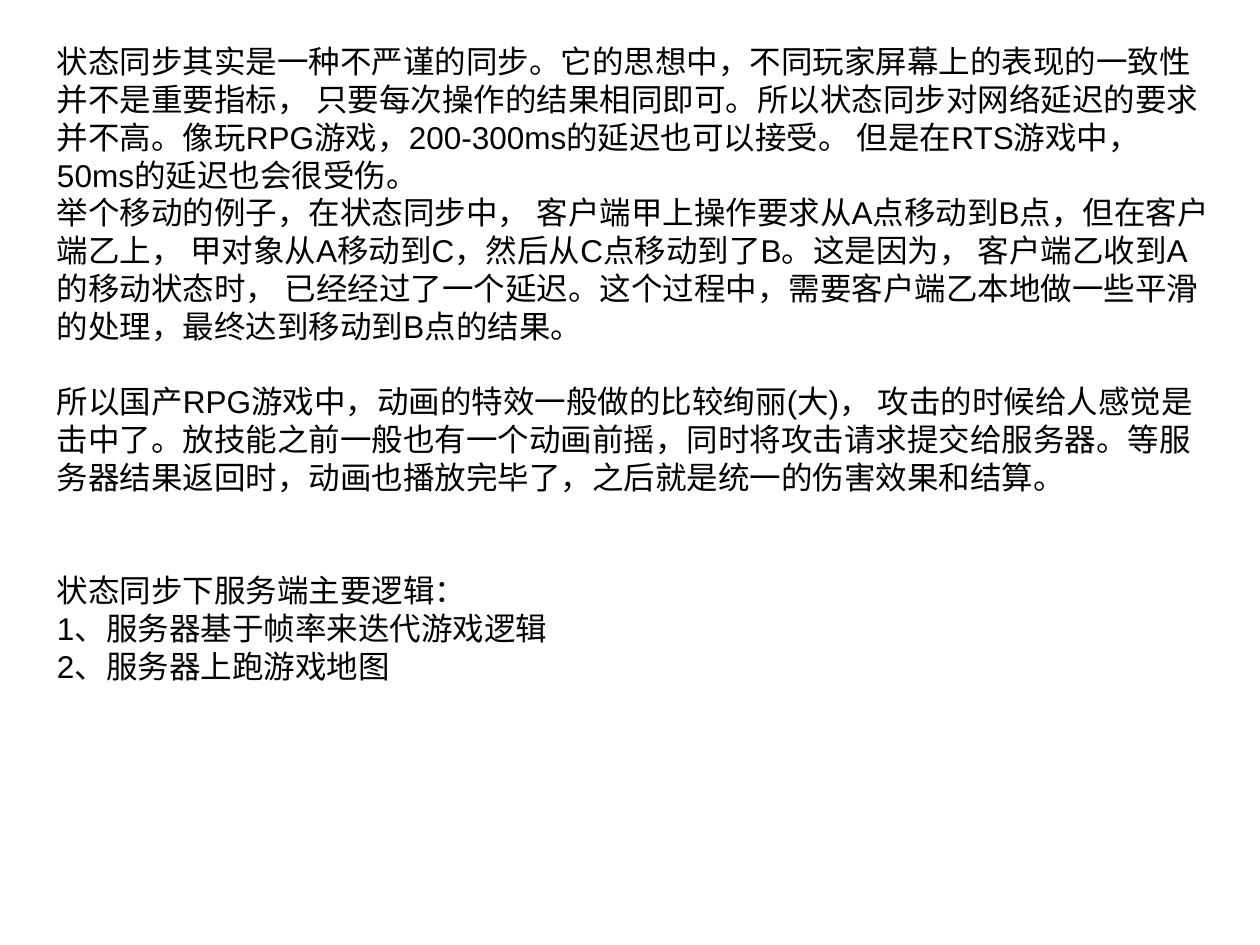
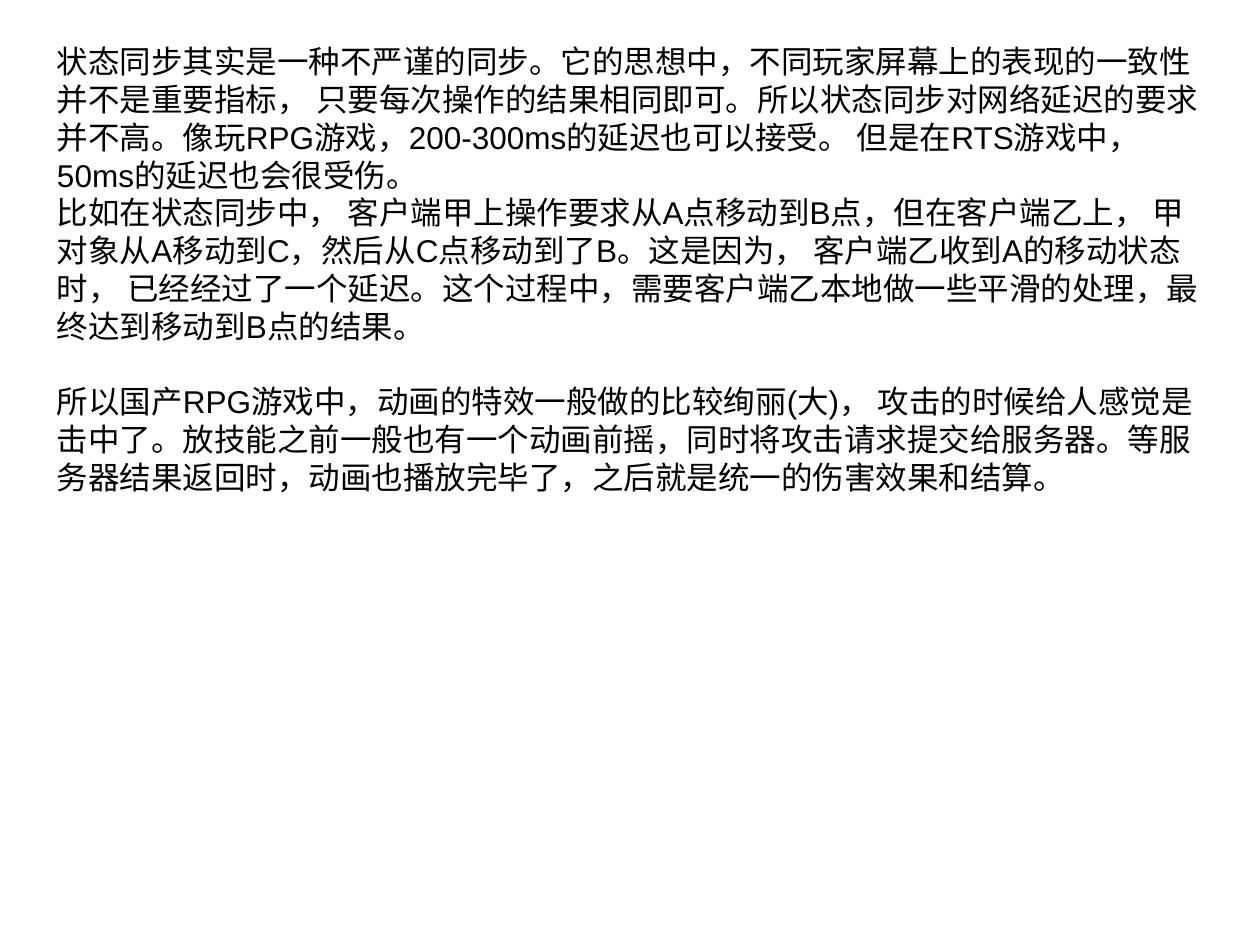
Before and after one commit to cyk88888888/LockStep-StateSynchronization, a slide deck: slide 16 of 浅析帧同步和状态同步.ppt (slide 11 before the commit). Drawn at 1260x945 pixels with LibreOffice and Linux fonts; fonts in the diff are those of the drawing. Boxes give left, top, right and bottom in pixels: in the first picture for what was removed or moved away, otherwise in the second. Text is boxed around its words. In the diff, an @@ line names an element or a change of style, - is before the commit and + after.

```diff
--- a/浅析帧同步和状态同步.ppt
+++ b/浅析帧同步和状态同步.ppt
@@ text at (x1=57, y1=197, x2=1198, y2=341): text changed @@
-举个移动的例子，在状态同步中， 客户端甲上操作要求从A点移动到B点，但在客户端乙上， 甲对象从A移动到C，然后从C点移动到了B。这是因为， 客户端乙收到A的移动状态时， 已经经过了一个延迟。这个过程中，需要客户端乙本地做一些平滑的处理，最终达到移动到B点的结果。
+比如在状态同步中， 客户端甲上操作要求从A点移动到B点，但在客户端乙上， 甲对象从A移动到C，然后从C点移动到了B。这是因为， 客户端乙收到A的移动状态时， 已经经过了一个延迟。这个过程中，需要客户端乙本地做一些平滑的处理，最终达到移动到B点的结果。
@@ text at (x1=57, y1=575, x2=547, y2=681): paragraphs removed @@
-状态同步下服务端主要逻辑：
-1、服务器基于帧率来迭代游戏逻辑
-2、服务器上跑游戏地图
```
Also in this commit, not shown: 3 other slides changed, 11 slides added, 8 slides removed, 8 other files.
